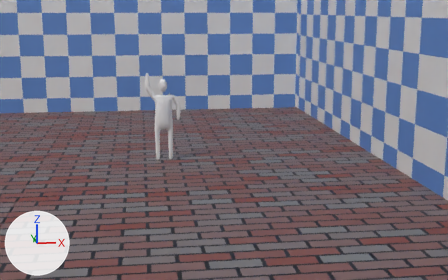
A saved change to the Blender file TD3 - Cinematography and Rendering/untitled.blend.
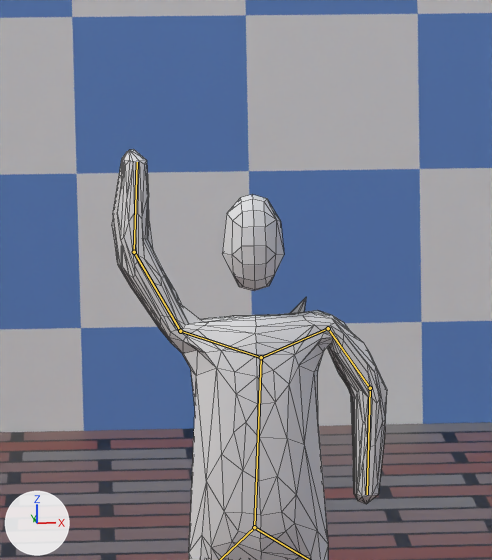
Each version appears first from a 50 mm lens placed at (-2.22, -64.13, 8.1), pointed at (6.15, -1.32, -5.14), and next in a close-up on the part from 29% to 44% of the width and 19% to 46% of the height. The axes (+X, +Y, +Z) are drawn at lower left. The lights are the same throughout. Both versions are drawn at frame 50 of the action 'ArmatureAction.001'; the numbers are the values there. The bones that bend it are drawn over the model as lines in the close-ups. The close-ups show mesh edges as thin lines.
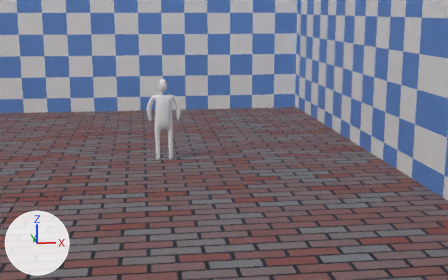
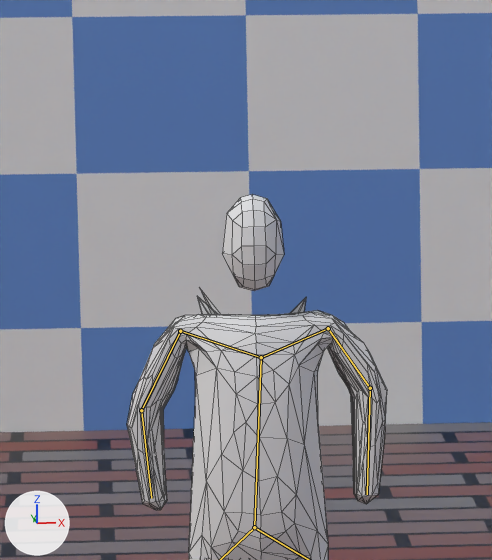
Diff of the bpy script that builds the scene:
```diff
--- a/TD3 - Cinematography and Rendering/untitled.blend.py
+++ b/TD3 - Cinematography and Rendering/untitled.blend.py
@@ bone_brashr @@
 bone_brashr = bpy.data.objects['Armature'].pose.bones['brasHR']  # child of 'epauleR'
-bone_brashr.rotation_quaternion = (0.856, 0.505, 0.041, -0.101)  # degrees (60, 10, -8)
+bone_brashr.rotation_quaternion = (0.856, -0.506, -0.041, 0.101)  # degrees (-61, 2, 12)
@@ bone_brasbr @@
 bone_brasbr = bpy.data.objects['Armature'].pose.bones['brasBR']  # child of 'brasHR'
-bone_brasbr.rotation_quaternion = (0.96, 0.275, -0.001, -0.053)  # degrees (32, 2, -6)
+bone_brasbr.rotation_quaternion = (0.964, -0.261, 0.001, 0.051)  # degrees (-30, 2, 6)
```

Boxes [x1, y1, x2, y2] around the edits, measured in the close-ups (492 x 560 px):
'Cube', posed
    before: [112, 149, 387, 560]
    after: [127, 194, 387, 560]
bone 'brasHR', root to tip
    before: (180, 331) to (134, 252)
    after: (180, 331) to (141, 410)
bone 'brasBR', root to tip
    before: (134, 252) to (137, 162)
    after: (141, 410) to (151, 498)
